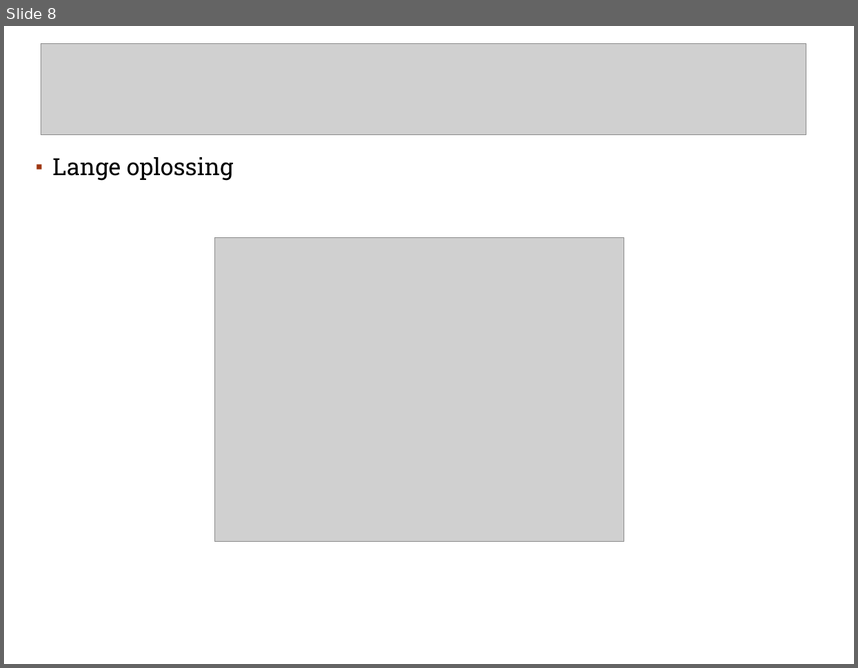
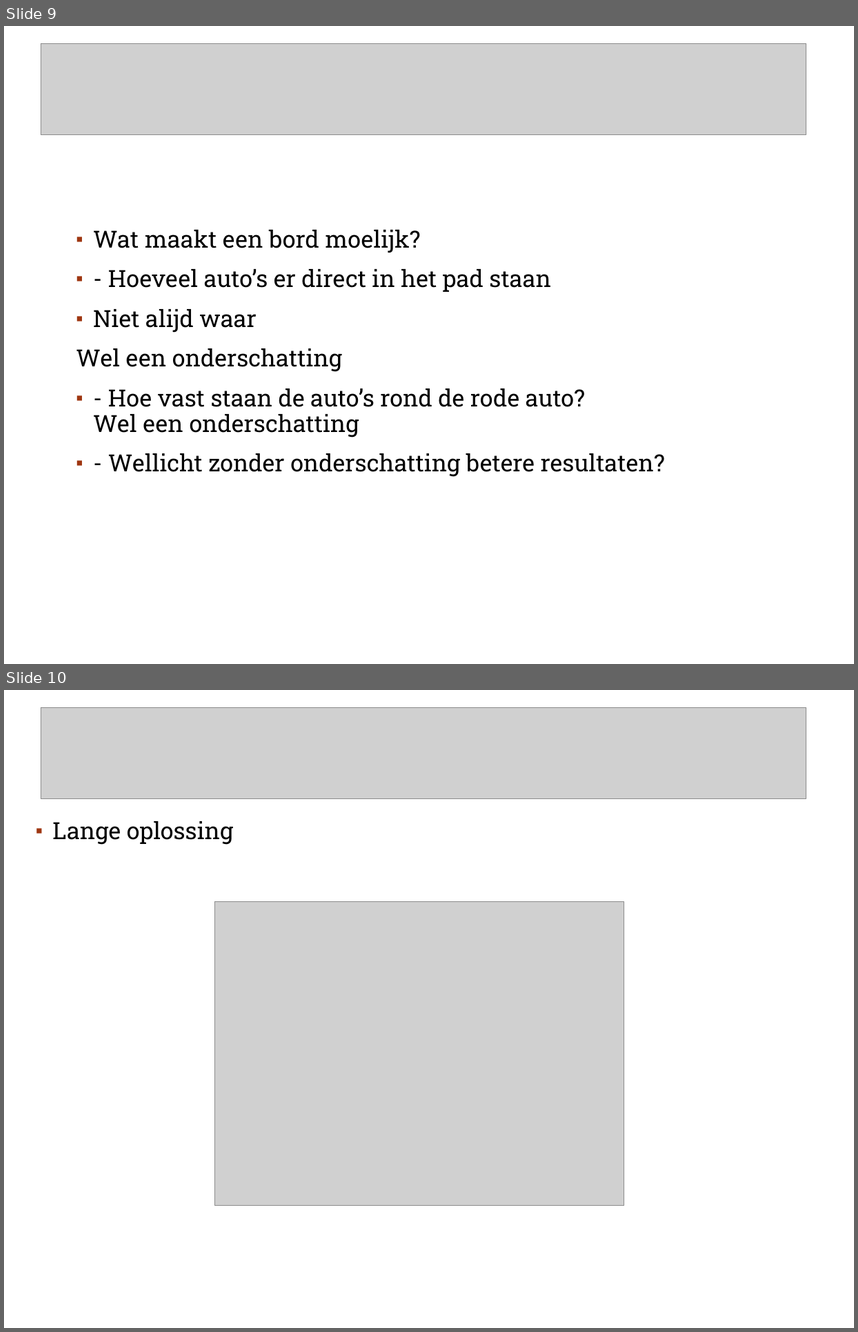
Before and after one commit to A-meerdervan/RushHourGit, a slide deck: eindpresentatie.ppt. Shown one above the other, each under a label of ours: slide 8 before the commit, slides 9 and 10 after it. The pictures are 858x668 and 858x1332 pixels, drawn with LibreOffice and Linux fonts; fonts in the diff are those of the drawing; grey boxes stand for pictures; background and template pictures are left out. Boxes give left, top, right and bottom in pixels: in the first picture for what was removed or moved away, otherwise in the second. Text is boxed around its words. In the diff, an @@ line names an element or a change of style, - is before the commit and + after.

```diff
--- a/eindpresentatie.ppt
+++ b/eindpresentatie.ppt
@@ slide 9 added at <box>4,26,854,664</box>, background #FFFFFF; not listed: 1 template element that a slide beside it also shows @@
@@ picture added at <box>41,44,806,135</box> @@
@@ text added at <box>76,230,665,477</box>, 20 pt, text #000000 @@
+▪ Wat maakt een bord moelijk?
+▪ - Hoeveel auto’s er direct in het pad staan
+▪ Niet alijd waar
+Wel een onderschatting
+▪ - Hoe vast staan de auto’s rond de rode auto?
+  Wel een onderschatting
+▪ - Wellicht zonder onderschatting betere resultaten?
@@ what was slide 8 is now slide 10 @@
```
Also in this commit, not shown: 3 slides changed, 3 other slides added, 2 slides removed.
